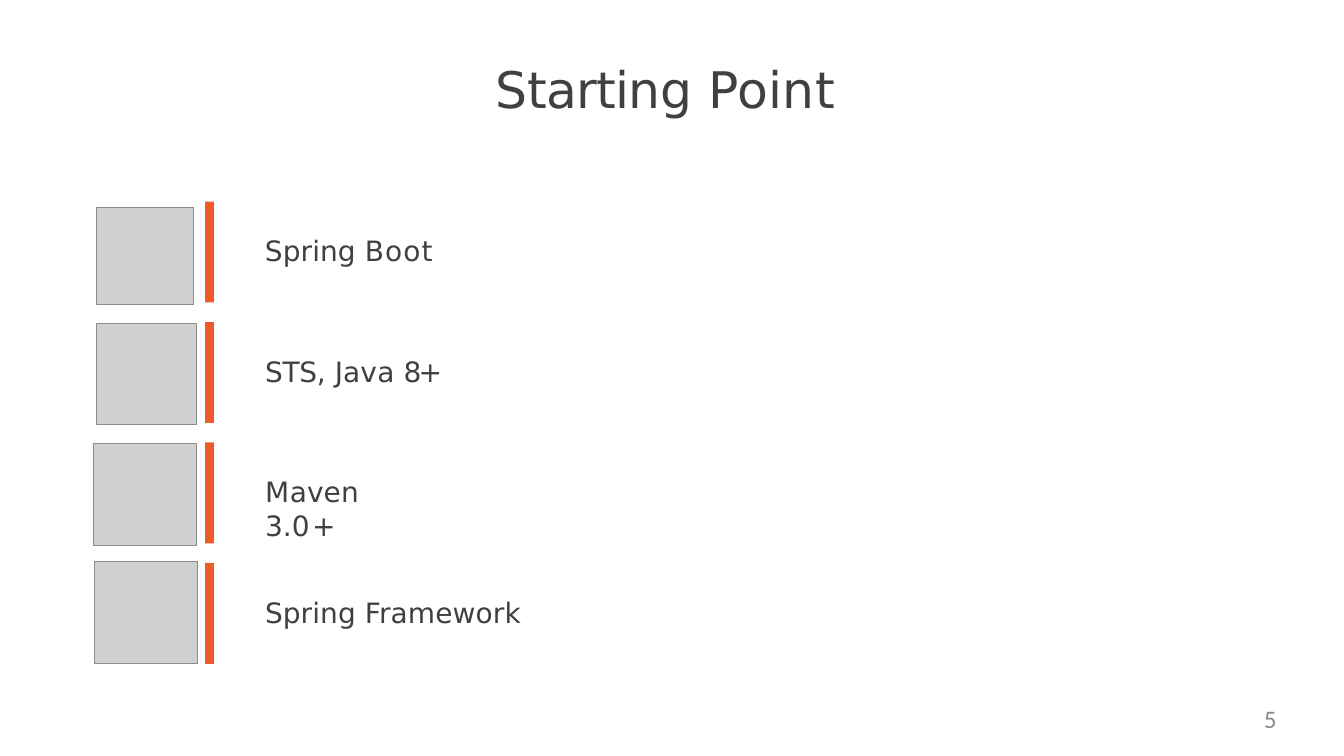
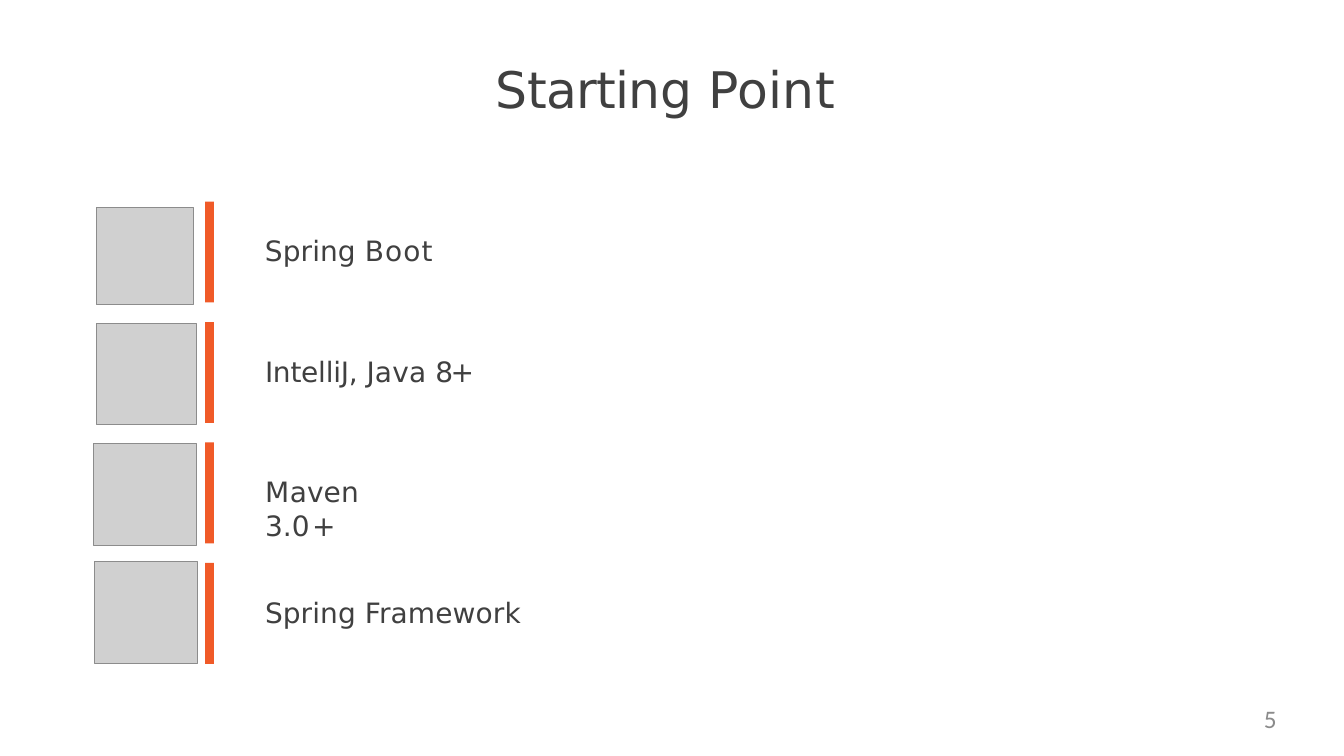
Before and after one commit to naveenkumar773747/GS-Training, a slide deck: slide 5 of Training Materials/Day 3/Spring Boot/Slides/2. Introducing Spring Boot and Its Benefits/introducing-spring-boot-and-its-benefits-slides.pptx. Drawn at 1344x756 pixels with LibreOffice and Linux fonts; fonts in the diff are those of the drawing; grey boxes stand for pictures; background and template pictures are left out. Boxes give left, top, right and bottom in pixels: in the first picture for what was removed or moved away, otherwise in the second. Text is boxed around its words. In the diff, an @@ line names an element or a change of style, - is before the commit and + after.

```diff
--- a/Training Materials/Day 3/Spring Boot/Slides/2. Introducing Spring Boot and Its Benefits/introducing-spring-boot-and-its-benefits-slides.pptx
+++ b/Training Materials/Day 3/Spring Boot/Slides/2. Introducing Spring Boot and Its Benefits/introducing-spring-boot-and-its-benefits-slides.pptx
@@ text at [265,360,474,388]: text changed @@
-STS, Java 8+
+IntelliJ, Java 8+
```
Also in this commit, not shown: 3 other slides changed, 13 other files.
